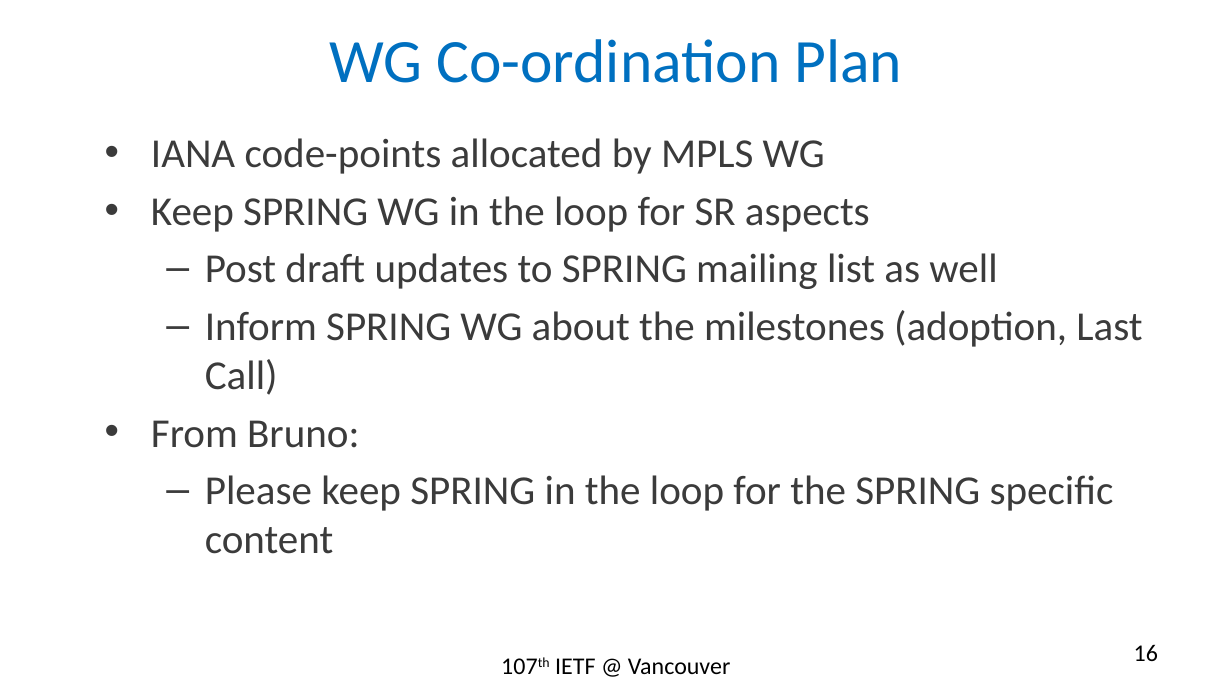
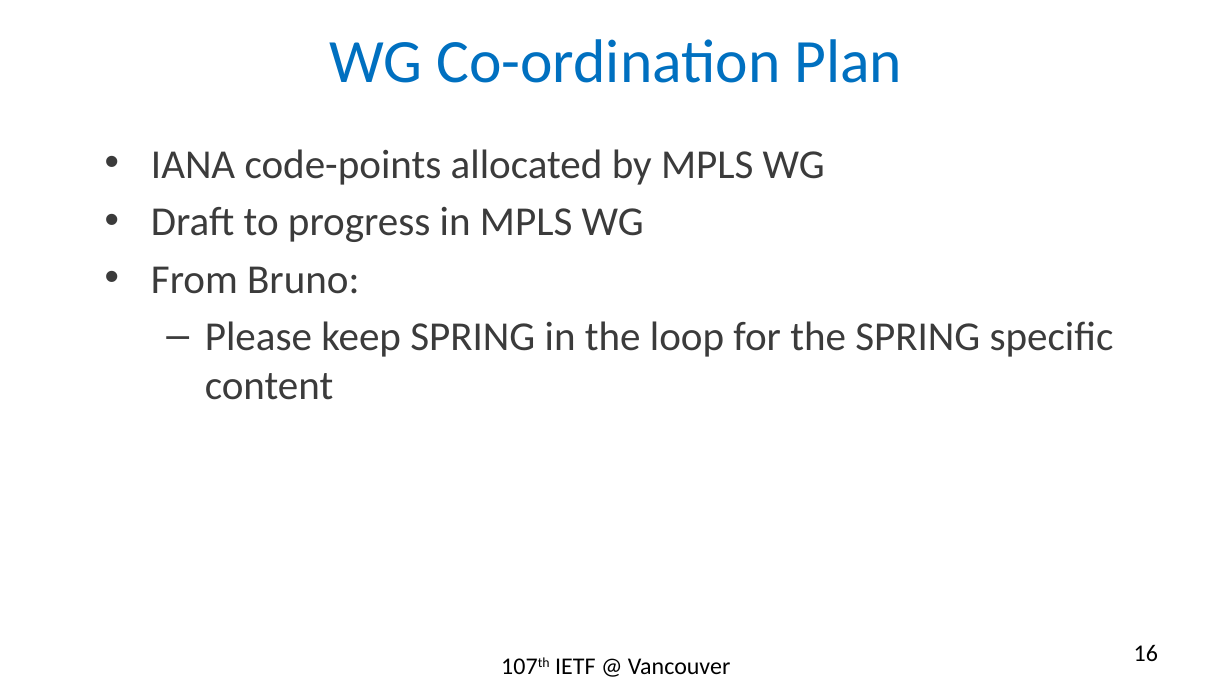
Before and after one commit to rakgandhi/ietf-slides, a slide deck: slide 16 of draft-gandhi-mpls-rfc6374-sr-02.pptx. Drawn at 1232x693 pixels with LibreOffice and Linux fonts; fonts in the diff are those of the drawing. Boxes give left, top, right and bottom in pixels: in the first picture for what was removed or moved away, otherwise in the second. Text is boxed around its words. In the diff, an @@ line names an element or a change of style, - is before the commit and + after.

```diff
--- a/draft-gandhi-mpls-rfc6374-sr-02.pptx
+++ b/draft-gandhi-mpls-rfc6374-sr-02.pptx
@@ text "IANA code-points allocated by MPLS ...": place and size @@
-text "IANA code-points allocated by MPLS ..." at [151,138,1142,554]
+text "IANA code-points allocated by MPLS ..." at [151,149,1114,400]
@@ text at [151,207,644,242]: text changed @@
-• Keep SPRING WG in the loop for SR aspects
-  – Post draft updates to SPRING mailing list as well
-  – Inform SPRING WG about the milestones (adoption, Last Call)
+• Draft to progress in MPLS WG
```
Also in this commit, not shown: 2 other slides changed.
